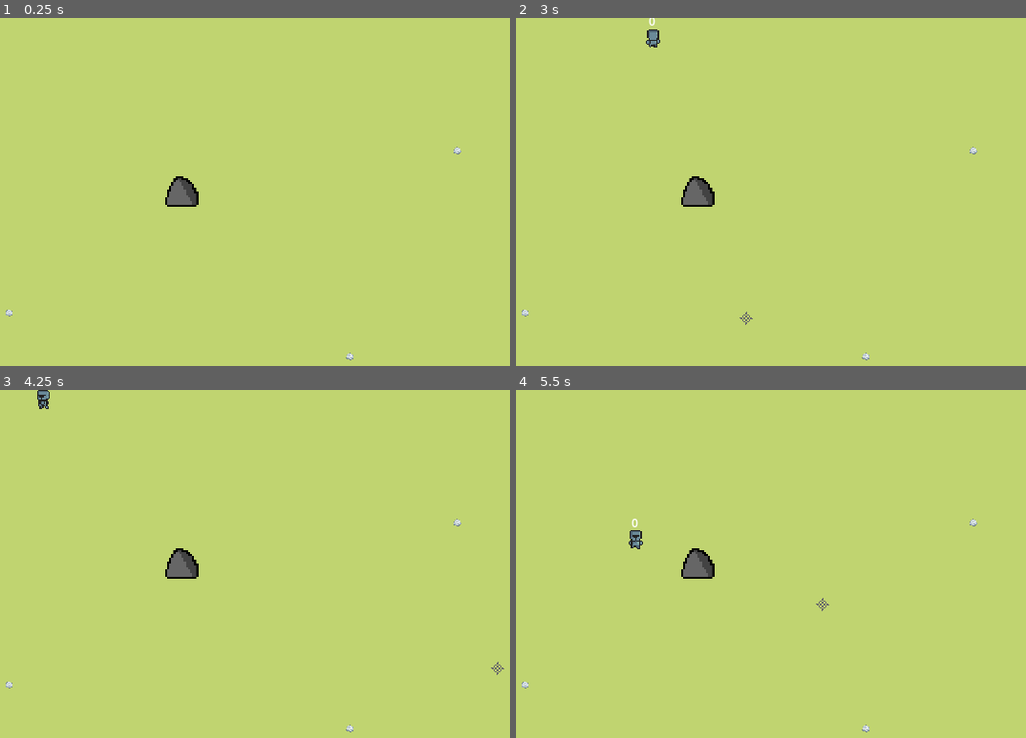
Above: before the commit, frames 1-4 (two rows, left to right).
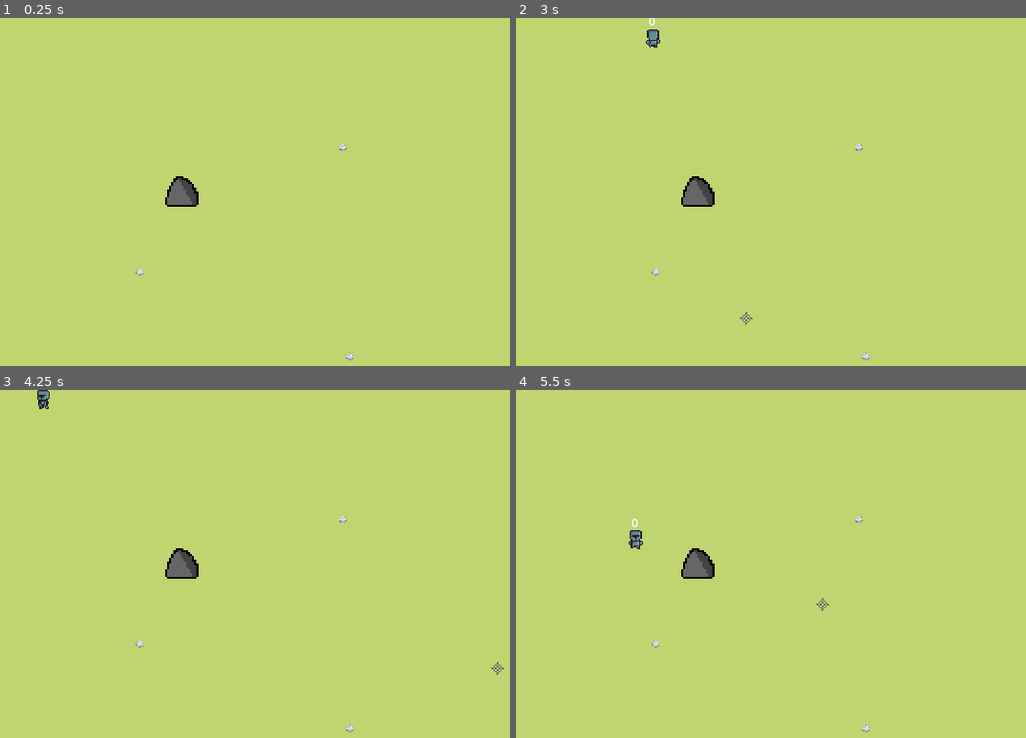
Above: after the commit, the same moments.

Repository: c2i-junia/jeu-godot
Game: Godot game, scene res://scenes/world.tscn
Same seed, same stepped clock (60 frames per second), same inputs: the game is played once before the commit and once after it.
Inputs (mouse positions are in pixels of both pictures, inside the frame that each line leads up to):
- Up to frame 1 (0.25 s): no input
- Up to frame 2 (3 s): tap Enter at 0.5, 2 s; move the mouse to (954, 209) at 0.52 s; hold D (move_right) 0.53-1.28 s; tap F (ramasser_pierre) at 0.6, 1.55, 2.3, 2.85 s; tap Space (join-leave) at 1.25, 1.35, 2.75 s; move the mouse to (633, 254) at 1.27 s; hold S (move_down) 1.28-2.03 s; move the mouse to (862, 139) at 2.02 s; hold D (move_right) 2.03-2.78 s; click (862, 139) at 2.1 s; move the mouse to (745, 317) at 2.77 s; hold W (move_up) from 2.78 s (still down)
- Up to frame 3 (4.25 s): tap Enter at 3.5 s; move the mouse to (499, 668) at 3.52 s; release W (move_up) at 3.53 s; hold A (move_left) from 3.53 s (still down); tap F (ramasser_pierre) at 3.6 s
- Up to frame 4 (5.5 s): move the mouse to (556, 539) at 4.27 s; tap Space (join-leave) at 4.35, 5 s; tap F (ramasser_pierre) at 4.55, 5.3 s; move the mouse to (822, 605) at 5.02 s; release A (move_left) at 5.03 s; hold S (move_down) from 5.03 s (still down); click (822, 605) at 5.1 s

The runs differ from the first frame. In frame 1, less than 0.1% of the frame differs, in the area x 1-91%, y 36-86%; in frame 2, less than 0.1%; in frame 3, less than 0.1%; in frame 4, less than 0.1%.

Commit message:
Creation scene pour collectable_stone

Diff:
--- /dev/null
+++ b/src/scenes/collectable_stone.tscn
@@ -0,0 +1,21 @@
+[gd_scene load_steps=4 format=3 uid="uid://dmpisoh04ylox"]
+
+[ext_resource type="Script" path="res://scripts/collectable_stone.gd" id="1_v4pgx"]
+[ext_resource type="Texture2D" uid="uid://bj6w14m6dps6n" path="res://assets/rock.svg" id="2_jt5jm"]
+
+[sub_resource type="CircleShape2D" id="CircleShape2D_73e5t"]
+radius = 6.0
+
+[node name="CollectableStone" type="Area2D"]
+position = Vector2(699, 511)
+script = ExtResource("1_v4pgx")
+
+[node name="Sprite2D" type="Sprite2D" parent="."]
+scale = Vector2(0.015, 0.015)
+texture = ExtResource("2_jt5jm")
+
+[node name="CollisionShape2D" type="CollisionShape2D" parent="."]
+shape = SubResource("CircleShape2D_73e5t")
+
+[connection signal="body_entered" from="." to="." method="_on_body_entered"]
+[connection signal="body_exited" from="." to="." method="_on_body_exited"]
--- a/src/scenes/world.tscn
+++ b/src/scenes/world.tscn
@@ -1,11 +1,10 @@
-[gd_scene load_steps=12 format=3 uid="uid://v3bqhdbf3e71"]
+[gd_scene load_steps=10 format=3 uid="uid://v3bqhdbf3e71"]
 
 [ext_resource type="Script" path="res://scripts/world.gd" id="1_kex6r"]
 [ext_resource type="Texture2D" uid="uid://2t8ok1wr48qn" path="res://assets/grass-tileset.png" id="1_tq32y"]
 [ext_resource type="Script" path="res://scripts/player_manager.gd" id="2_2hvnu"]
 [ext_resource type="PackedScene" uid="uid://bqwhsrsfxwrl3" path="res://scenes/rock.tscn" id="3_jwu2t"]
-[ext_resource type="Texture2D" uid="uid://bj6w14m6dps6n" path="res://assets/rock.svg" id="4_w8hhx"]
-[ext_resource type="Script" path="res://scripts/PickUpItems.gd" id="4_xaukq"]
+[ext_resource type="PackedScene" uid="uid://dmpisoh04ylox" path="res://scenes/collectable_stone.tscn" id="5_75p4o"]
 
 [sub_resource type="TileSetAtlasSource" id="TileSetAtlasSource_y5lbg"]
 texture = ExtResource("1_tq32y")
@@ -228,9 +227,6 @@
 physics_layer_0/collision_mask = 0
 sources/0 = SubResource("TileSetAtlasSource_y5lbg")
 
-[sub_resource type="CircleShape2D" id="CircleShape2D_73e5t"]
-radius = 6.0
-
 [sub_resource type="SegmentShape2D" id="SegmentShape2D_nfke4"]
 b = Vector2(0, 648)
 
@@ -253,40 +249,13 @@
 [node name="Rock" parent="." instance=ExtResource("3_jwu2t")]
 position = Vector2(447, 261)
 
-[node name="CollectableStone" type="Area2D" parent="."]
-position = Vector2(699, 511)
-script = ExtResource("4_xaukq")
-
-[node name="Sprite2D" type="Sprite2D" parent="CollectableStone"]
-scale = Vector2(0.015, 0.015)
-texture = ExtResource("4_w8hhx")
-
-[node name="CollisionShape2D" type="CollisionShape2D" parent="CollectableStone"]
-shape = SubResource("CircleShape2D_73e5t")
-
-[node name="CollectableStone2" type="Area2D" parent="."]
-position = Vector2(861, 200)
-script = ExtResource("4_xaukq")
-
-[node name="Sprite2D" type="Sprite2D" parent="CollectableStone2"]
-position = Vector2(5.96046e-08, 0)
-scale = Vector2(0.015, 0.015)
-texture = ExtResource("4_w8hhx")
-
-[node name="CollisionShape2D" type="CollisionShape2D" parent="CollectableStone2"]
-shape = SubResource("CircleShape2D_73e5t")
-
-[node name="CollectableStone3" type="Area2D" parent="."]
-position = Vector2(185, 445)
-script = ExtResource("4_xaukq")
-
-[node name="Sprite2D" type="Sprite2D" parent="CollectableStone3"]
-position = Vector2(5.96046e-08, -1.15037e-05)
-scale = Vector2(0.015, 0.015)
-texture = ExtResource("4_w8hhx")
-
-[node name="CollisionShape2D" type="CollisionShape2D" parent="CollectableStone3"]
-shape = SubResource("CircleShape2D_73e5t")
+[node name="CollectableStone" parent="." instance=ExtResource("5_75p4o")]
+
+[node name="CollectableStone2" parent="." instance=ExtResource("5_75p4o")]
+position = Vector2(382, 383)
+
+[node name="CollectableStone3" parent="." instance=ExtResource("5_75p4o")]
+position = Vector2(688, 195)
 
 [node name="bordDeMap" type="StaticBody2D" parent="."]
 
@@ -304,10 +273,3 @@
 [node name="Longueur2" type="CollisionShape2D" parent="bordDeMap"]
 position = Vector2(0, 648)
 shape = SubResource("SegmentShape2D_p5588")
-
-[connection signal="body_entered" from="CollectableStone" to="CollectableStone" method="_on_body_entered"]
-[connection signal="body_exited" from="CollectableStone" to="CollectableStone" method="_on_body_exited"]
-[connection signal="body_entered" from="CollectableStone2" to="CollectableStone2" method="_on_body_entered"]
-[connection signal="body_exited" from="CollectableStone2" to="CollectableStone2" method="_on_body_exited"]
-[connection signal="body_entered" from="CollectableStone3" to="CollectableStone3" method="_on_body_entered"]
-[connection signal="body_exited" from="CollectableStone3" to="CollectableStone3" method="_on_body_exited"]
--- a/src/scripts/PickUpItems.gd
+++ b/src/scripts/collectable_stone.gd
@@ -4,12 +4,13 @@
 var isInRange = false
 
 func _physics_process(_delta):
-	if isInRange == true and player_instance.input.is_action_just_pressed("ramasser_pierre") and player_instance.rock_stocked == 0:
-		#player_instance.rock_equiped = true
-		player_instance.rock_stocked = 1
-		player_instance.SPEED = 150.0
-		isInRange = false
-		queue_free()
+	#if isInRange == true and player_instance.input.is_action_just_pressed("ramasser_pierre") and player_instance.rock_stocked == 0:
+		##player_instance.rock_equiped = true
+		#player_instance.rock_stocked = 1
+		#player_instance.SPEED = 150.0
+		#isInRange = false
+		#queue_free()
+	pass
 
 func _on_body_entered(body):
 	if is_instance_valid(body) and body is CharacterBody2D:
